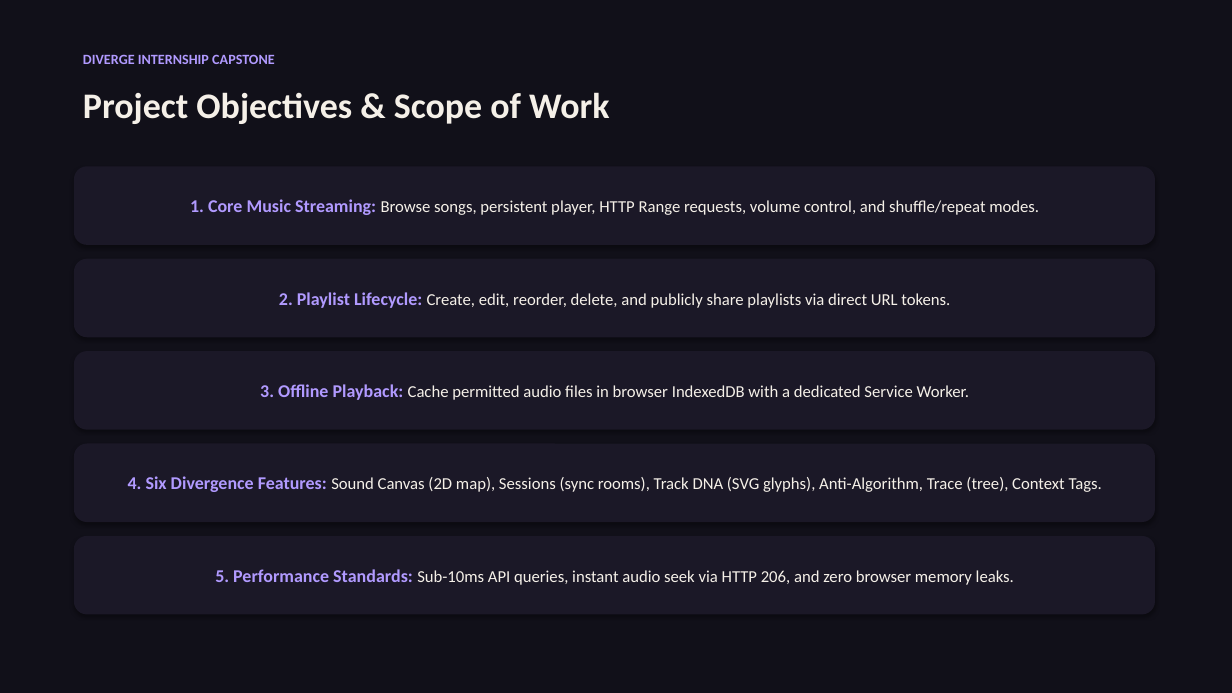
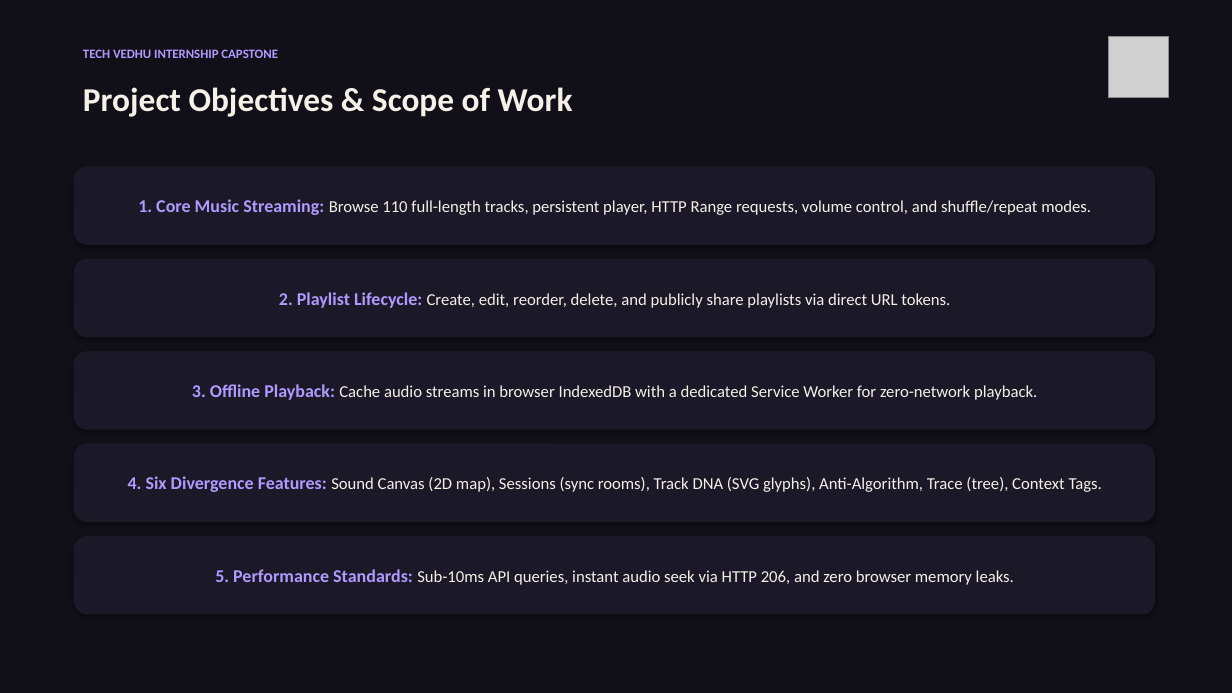
Before and after one commit to Dharsh606/DIVERGE, a slide deck: slide 4 of docs/presentation.pptx. Drawn at 1232x693 pixels with LibreOffice and Linux fonts; fonts in the diff are those of the drawing; grey boxes stand for pictures. Boxes give left, top, right and bottom in pixels: in the first picture for what was removed or moved away, otherwise in the second. Text is boxed around its words. In the diff, an @@ line names an element or a change of style, - is before the commit and + after.

Commit message:
feat: integrate official DIVERGE 3D logo, full songs audio engine, author metadata, and executive closing slide

```diff
--- a/docs/presentation.pptx
+++ b/docs/presentation.pptx
@@ text at (x1=83, y1=49, x2=278, y2=58): text changed; size 11 to 10 pt @@
-DIVERGE INTERNSHIP CAPSTONE
+TECH VEDHU INTERNSHIP CAPSTONE
@@ picture added at (x1=1109, y1=37, x2=1169, y2=97) @@
@@ text "Project Objectives & Scope of ..." at (x1=83, y1=87, x2=573, y2=117): size 28 to 26 pt @@
@@ text in rounded rectangle at (x1=138, y1=199, x2=1091, y2=215): text changed @@
-1. Core Music Streaming: Browse songs, persistent player, HTTP Range requests, volume control, and shuffle/repeat modes.
+1. Core Music Streaming: Browse 110 full-length tracks, persistent player, HTTP Range requests, volume control, and shuffle/repeat modes.
@@ text in rounded rectangle at (x1=192, y1=384, x2=1037, y2=400): text changed @@
-3. Offline Playback: Cache permitted audio files in browser IndexedDB with a dedicated Service Worker.
+3. Offline Playback: Cache audio streams in browser IndexedDB with a dedicated Service Worker for zero-network playback.
```
Also in this commit, not shown: 10 other slides changed, 1 slide added, 1 slide removed, 16 other files.
